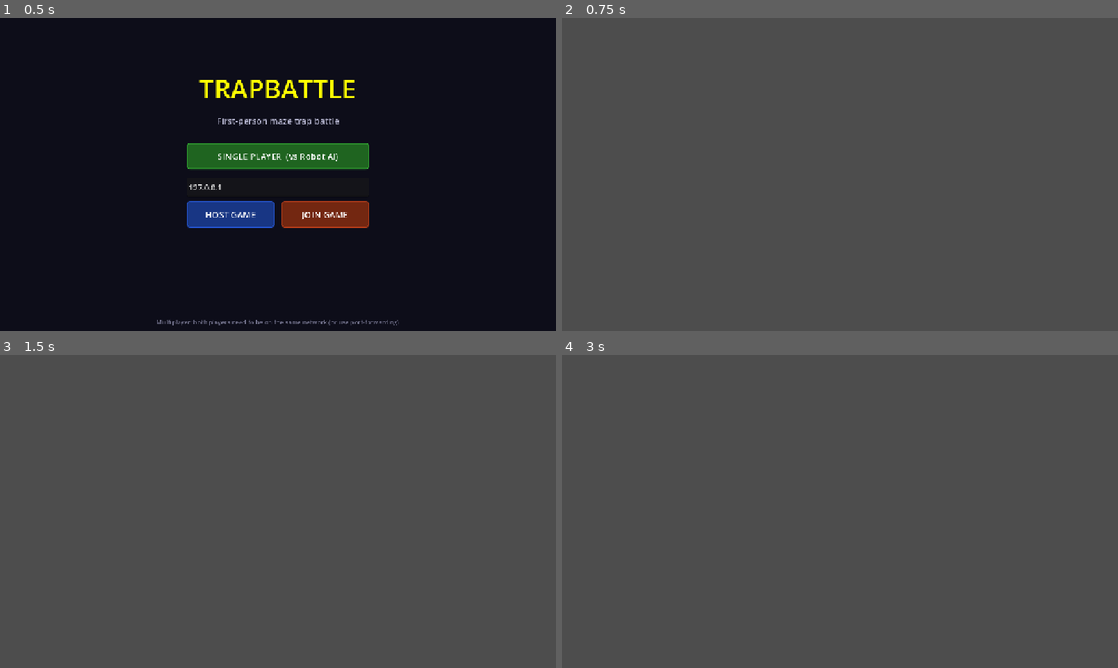
Above: before the commit, frames 1-4 (two rows, left to right).
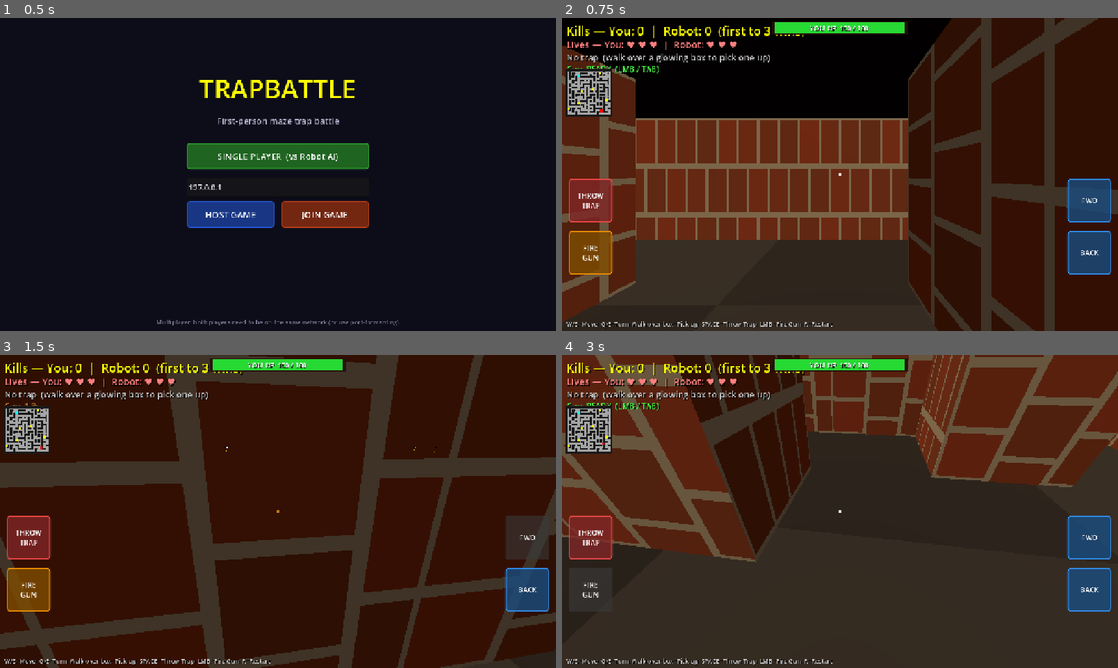
Above: after the commit, the same moments.

Repository: jyacine/trapbattle
Game: Godot game, scene res://scenes/Main.tscn
Same seed, same stepped clock (60 frames per second), same inputs: the game is played once before the commit and once after it.
Inputs (mouse positions are in pixels of both pictures, inside the frame that each line leads up to):
- Up to frame 1 (0.5 s): no input
- Up to frame 2 (0.75 s): click "SINGLE PLAYER (vs Robot AI)" at 0.5 s
- Up to frame 3 (1.5 s): click (528, 536) at 1.25 s, where only the run after the commit has a clickable "FWD"
- Up to frame 4 (3 s): click (589, 536) at 2 s, where only the run after the commit has a clickable "THROW TRAP"; click (589, 589) at 2.75 s, where only the run after the commit has a clickable "FIRE GUN"

Frame 1 is identical in both runs. In frame 2, 100% of the frame differs, in the area x 0-100%, y 0-100%; in frame 3, 100%; in frame 4, 100%.
Error before the commit: Parse Error: Could not resolve class "Bullet", because of a parser error. (res://scripts/game_manager.gd:112)

Commit message:
Fix bullet.gd parser error: remove dangling non-comment line
Co-Authored-By: Claude Sonnet 4.6 <noreply@anthropic.com>

Diff:
--- a/scripts/bullet.gd
+++ b/scripts/bullet.gd
@@ -60,7 +60,7 @@
 	# Target hit checks (skipped on remote peers in multiplayer)
 	if local_only:
 		return
- (each bullet only damages the opposing side)
+
 	if owner_tag == "player" and is_instance_valid(robot_ref):
 		if not game_manager.robot_respawning:
 			if position.distance_to(robot_ref.position + Vector3(0, 0.9, 0)) < 0.55:
